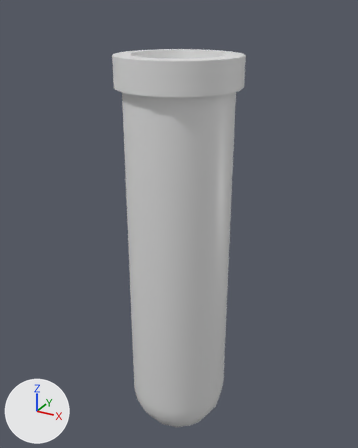
Two versions of the FBX model Assets/Models/DrugLiquid.fbx, one commit apart.
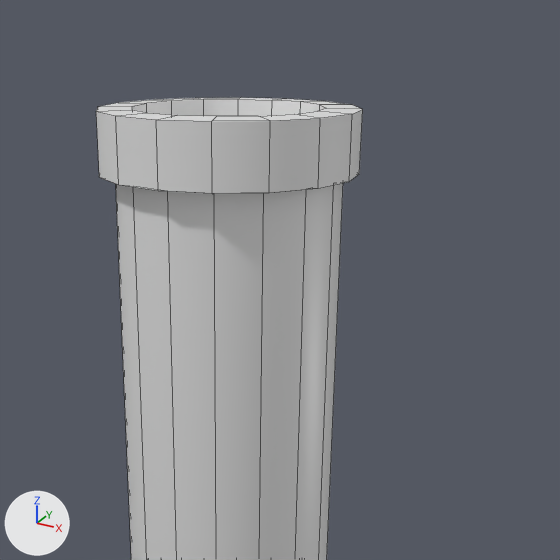
Old and new are each drawn whole from a 50 mm lens placed at (0.488, -0.886, 0.784), pointed at (-0.011, 0.021, 0.331) and again close up on the part from 18% to 96% of the width and 0% to 63% of the height. The lights are fixed; the arrows at lower left show +X, +Y and +Z. The last two pictures show the newer version. The close-ups show mesh edges as thin lines. Where no turn or scale is listed for an object, it has been applied to the vertices.

The first close-up shows 'Vial'.
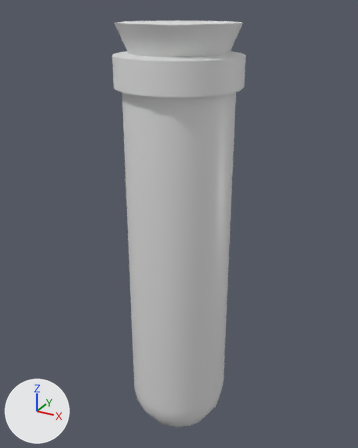
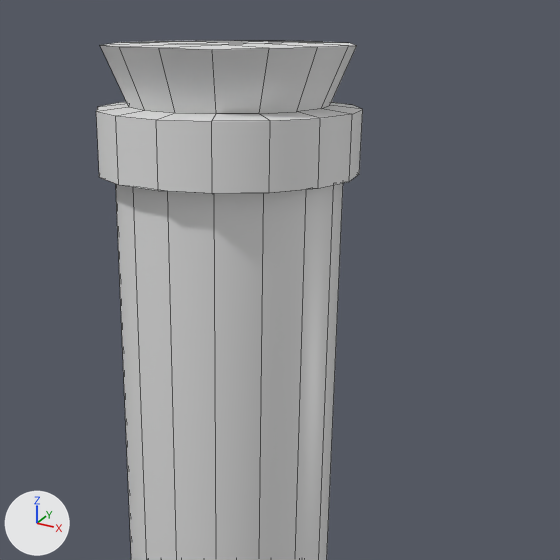
Where the newer file only moved an object's origin or applied its transform, the numbers keep the older frame.

Changed parts and their boxes [x1, y1, x2, y2] in the close-ups (560 x 560 px):
'Vial', reshaped
    before: [96, 98, 363, 560]
    after: [96, 41, 363, 560]
part 1 of me_cube_005, built on
    before: [132, 99, 362, 121]
    after: [100, 41, 362, 121]

The edits, one by one:
Material 'Cork' (mat_cork) is new.
Its base color is (0.8, 0.8, 0.8) (white #e7e7e7).
me_cube_005 is used by ob_vial; location (0.0, 0.0, 0.0).
me_cube_005 had 242 vertices, 240 faces and spanned x -0.129..0.129, y -0.129..0.129, z -0.206..0.7.
me_cube_005 now has 292 vertices, 288 faces and spans x -0.129..0.129, y -0.129..0.129, z -0.206..0.758.
Part 1, on me_cube_005:
16 faces are deleted.
32 vertices move from x -0.095..0.095, y -0.095..0.095, z 0.68..0.7 to x -0.098..0.098, y -0.098..0.098, z 0.68..0.702.
50 vertices are added at x -0.122..0.122, y -0.122..0.122, z 0.738..0.758.
64 new faces join them, mat_cork (white #e7e7e7).
me_cube_005 gains material mat_cork (white #e7e7e7).
